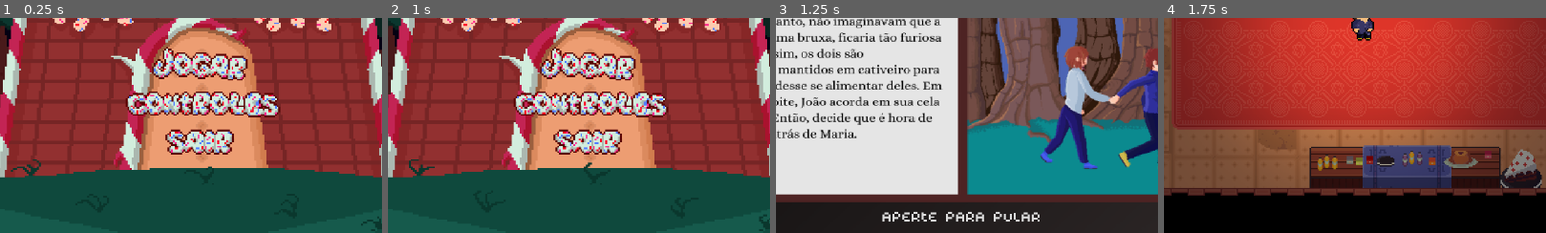
Above: before the commit, frames 1-4 (left to right).
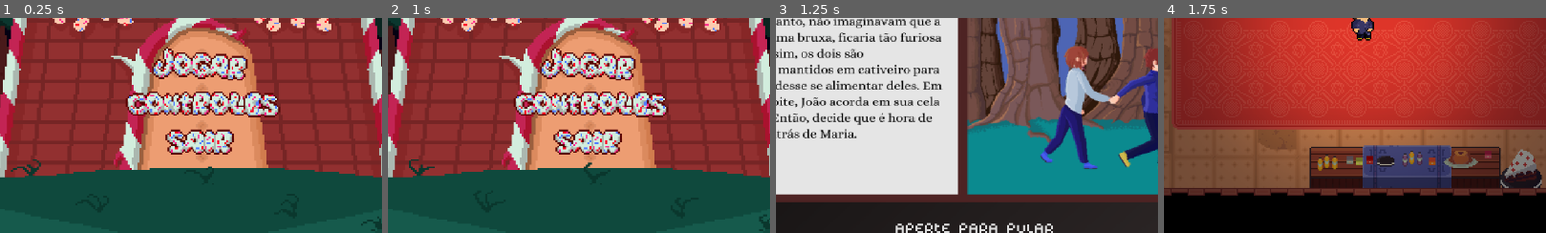
Above: after the commit, the same moments.

Repository: mtab-dev/bulletspeel
Game: Godot game, scene res://scenes/levels/main_menu.tscn
Same seed, same stepped clock (60 frames per second), same inputs: the game is played once before the commit and once after it. Sound files missing from this copy of the repository are replaced by a short silence.
Inputs (mouse positions are % of the whole screen's width and height, from its top left; square brackets give the same spot before the commit, where the layout moved):
- Up to frame 1 (0.25 s): no input
- Up to frame 2 (1 s): click (50, 59) at 0.5 s
- Up to frame 3 (1.25 s): no input
- Up to frame 4 (1.75 s): click (50, 50) [48, 96] at 1.25 s
The pictures show only the part of the screen within x 24-74%, y 50-100%; the shares and areas given below are measured in that part.

Frames 1-2 are identical in both runs. In frame 3, 1.8% of the frame differs, in the area x 27-73%, y 90-100%; in frame 4, nothing differs.

Commit message:
fix: onclick in all intro screen

Diff:
--- a/scenes/ui/introduction.tscn
+++ b/scenes/ui/introduction.tscn
@@ -26,11 +26,12 @@
 texture = ExtResource("1_5ypy1")
 
 [node name="goAhead" type="Button" parent="."]
-layout_mode = 0
-offset_left = 393.0
-offset_top = 589.0
-offset_right = 718.0
-offset_bottom = 659.0
+layout_mode = 1
+anchors_preset = 15
+anchor_right = 1.0
+anchor_bottom = 1.0
+grow_horizontal = 2
+grow_vertical = 2
 mouse_default_cursor_shape = 2
 theme = ExtResource("3_0jjw8")
 theme_override_styles/hover = SubResource("StyleBoxEmpty_p71ld")
@@ -38,5 +39,6 @@
 theme_override_styles/normal = SubResource("StyleBoxEmpty_rj146")
 icon = ExtResource("2_ss6yq")
 icon_alignment = 1
+vertical_icon_alignment = 2
 
 [connection signal="pressed" from="goAhead" to="." method="_on_go_ahead_pressed"]
